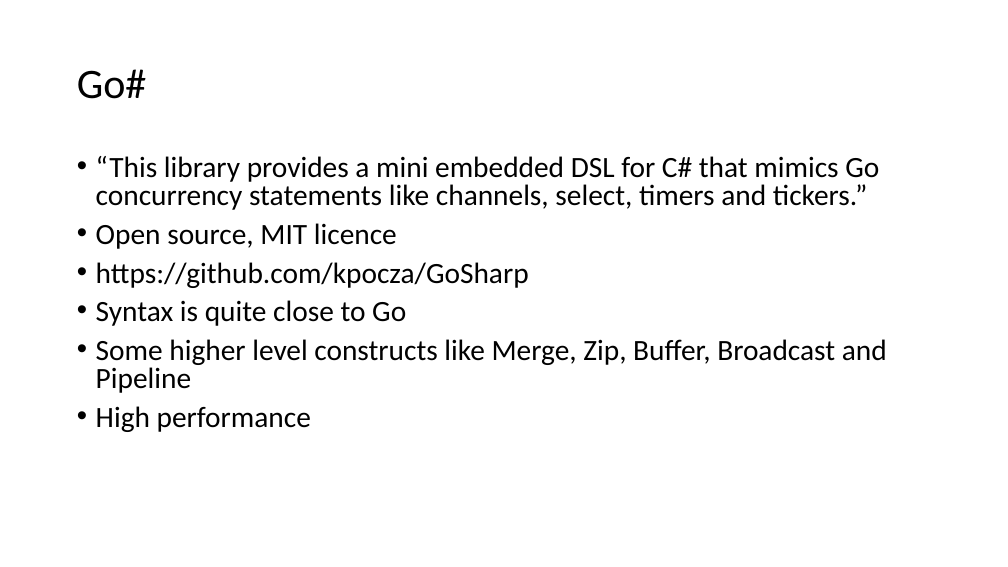
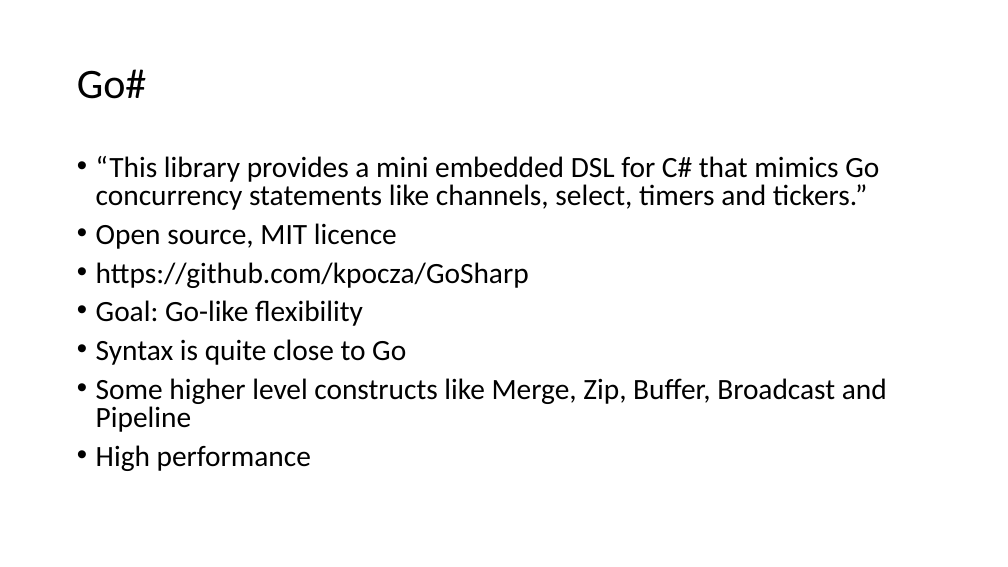
Before and after one commit to kpocza/GoSharp, a slide deck: slide 20 of talks/szszk20180512/SzSzK180512_GoSharp.odp. Drawn at 1008x567 pixels with LibreOffice and Linux fonts; fonts in the diff are those of the drawing. Boxes give left, top, right and bottom in pixels: in the first picture for what was removed or moved away, otherwise in the second. Text is boxed around its words. In the diff, an @@ line names an element or a change of style, - is before the commit and + after.

```diff
--- a/talks/szszk20180512/SzSzK180512_GoSharp.odp
+++ b/talks/szszk20180512/SzSzK180512_GoSharp.odp
@@ text at (x1=96, y1=300, x2=363, y2=326): paragraph added @@
+• Goal: Go-like flexibility
```
Also in this commit, not shown: 1 other slide changed, 1 other file.
